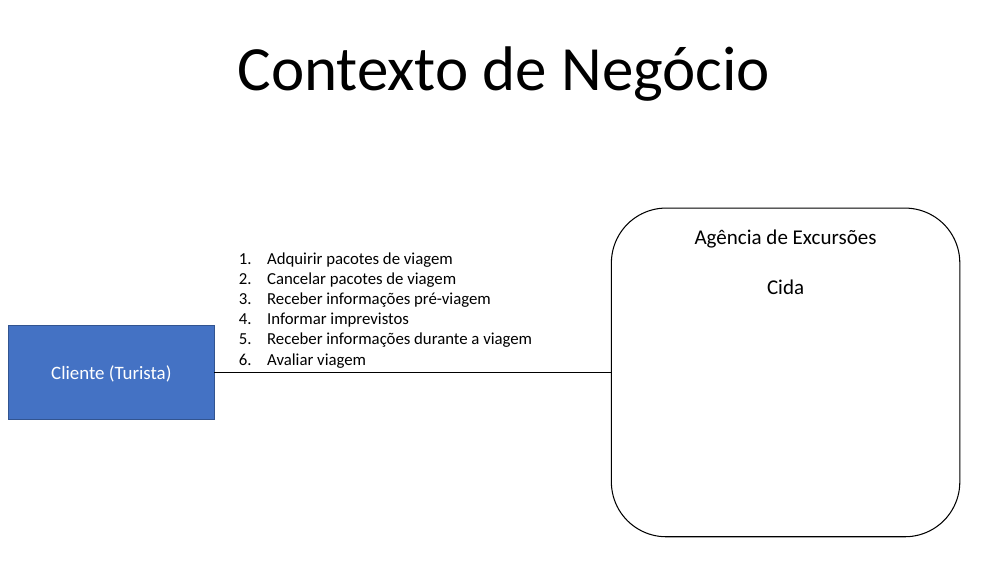
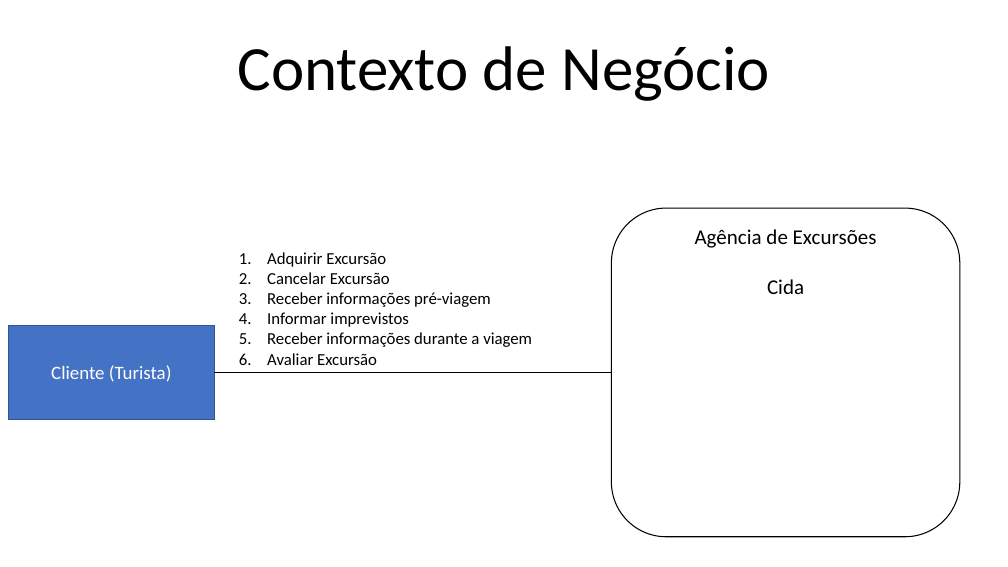
Before and after one commit to Road-on/RoadOn, a slide deck: slide 1 of 15. Arquitetura de Negócio Para Cada Cenário.pptx. Drawn at 1008x567 pixels with LibreOffice and Linux fonts; fonts in the diff are those of the drawing. Boxes give left, top, right and bottom in pixels: in the first picture for what was removed or moved away, otherwise in the second. Text is boxed around its words. In the diff, an @@ line names an element or a change of style, - is before the commit and + after.

```diff
--- a/15. Arquitetura de Negócio Para Cada Cenário.pptx
+++ b/15. Arquitetura de Negócio Para Cada Cenário.pptx
@@ text at (267,252,390,284): text changed @@
-1. Adquirir pacotes de viagem
-2. Cancelar pacotes de viagem
+1. Adquirir Excursão
+2. Cancelar Excursão
@@ text at (267,353,377,365): text changed @@
-6. Avaliar viagem
+6. Avaliar Excursão
```
Also in this commit, not shown: 3 other slides changed, 1 other file.
